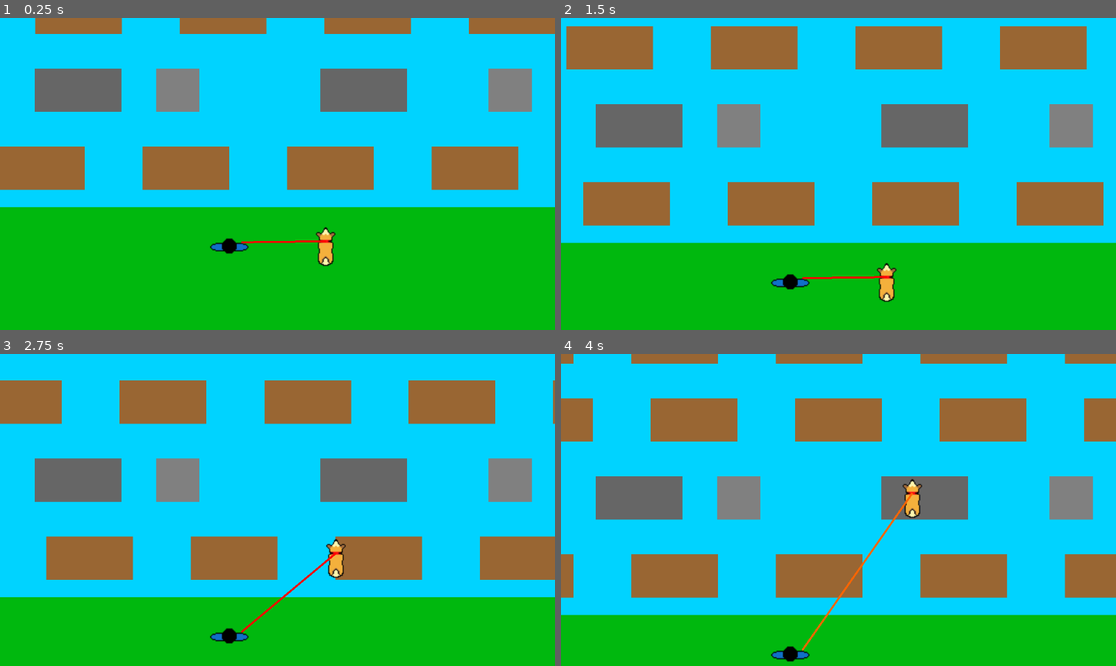
Above: before the commit, frames 1-4 (two rows, left to right).
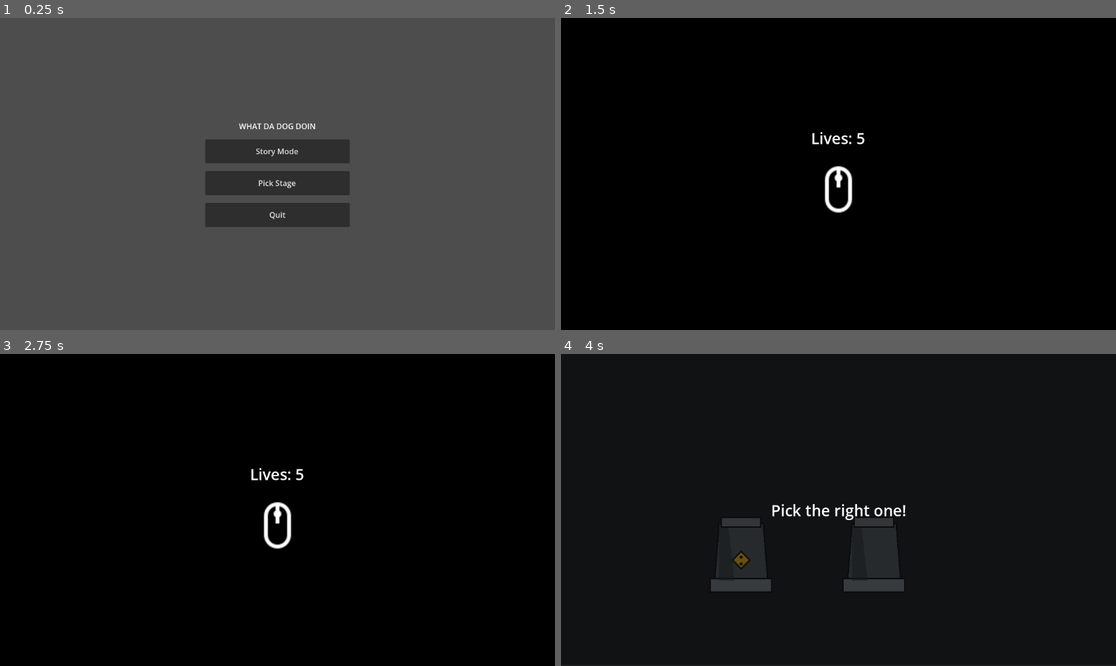
Above: after the commit, the same moments.

Repository: Pacil-Hore/what-da-dog-doin
Game: Godot game, scene res://Scenes/Menus/MainMenu.tscn
Same seed, same stepped clock (60 frames per second), same inputs: the game is played once before the commit and once after it. Before the commit the project starts from res://Scenes/park/DogCross/main_level.tscn.
Inputs (mouse positions are in pixels of both pictures, inside the frame that each line leads up to):
- Up to frame 1 (0.25 s): no input
- Up to frame 2 (1.5 s): click (838, 152) at 0.5 s, where only the run after the commit has a clickable "Story Mode"; click (838, 195) at 1.25 s, where only the run after the commit has a clickable "Continue →"
- Up to frame 3 (2.75 s): tap Enter at 2 s; move the mouse to (399, 494) at 2.02 s; hold Right (ui_right) from 2.03 s (still down); click (399, 494) at 2.17 s; tap Space at 2.27 s
- Up to frame 4 (4 s): release Right (ui_right) at 2.75 s; drag from (727, 525) to (838, 634) at 2.77 s; move the mouse to (894, 441) at 3.52 s; hold Right (ui_right) from 3.53 s (still down)

The runs differ from the first frame. In frame 1, 100% of the frame differs, in the area x 0-100%, y 0-100%; in frame 2, 100%; in frame 3, 100%; in frame 4, 100%.

Commit message:
implmenet changes to boss fight

Diff:
--- a/Scenes/park/DogCross/main_level.tscn
+++ b/Scenes/park/DogCross/main_level.tscn
@@ -11,8 +11,13 @@
 [ext_resource type="PackedScene" uid="uid://urvyjavba67i" path="res://Scenes/park/DogCross/game_manager.tscn" id="9_1nidl"]
 [ext_resource type="Script" uid="uid://chfr1sh7lveac" path="res://Scripts/DogCross/auto_camera.gd" id="10_2edv1"]
 [ext_resource type="PackedScene" uid="uid://b8slxm5toun2f" path="res://Scenes/park/DogCross/WinScreen.tscn" id="10_dq83f"]
+[ext_resource type="Script" path="res://Scripts/DogCross/dog_cross_stage.gd" id="11_stage"]
+[ext_resource type="Texture2D" path="res://Assets/generated/arrow_keys_icon.png" id="12_arrows"]
 
-[node name="Node2D" type="Node2D" unique_id=579529688]
+[node name="Node2D" type="Node2D" unique_id=579529688 node_paths=PackedStringArray("dog_cross_manager_path")]
+script = ExtResource("11_stage")
+control_icon = ExtResource("12_arrows")
+dog_cross_manager_path = NodePath("GameManager")
 
 [node name="Background" type="ColorRect" parent="." unique_id=228095585]
 offset_left = 11.0
@@ -49,7 +54,10 @@
 
 [node name="Camera2D" type="Camera2D" parent="." unique_id=409648292 node_paths=PackedStringArray("follow_target", "entity_a", "entity_b")]
 position = Vector2(600, 0)
+offset = Vector2(0, 80)
 script = ExtResource("10_2edv1")
 follow_target = NodePath("../Player")
+follow_offset = Vector2(0, -120)
 entity_a = NodePath("../Player")
 entity_b = NodePath("../Dog")
+bottom_kill_offset = 580.0
--- /dev/null
+++ b/Scripts/DogCross/dog_cross_stage.gd
@@ -0,0 +1,36 @@
+extends Node2D
+
+signal game_won
+signal game_lost
+
+@export var objective_text: String = "Cross the river!"
+@export var control_icon: Texture2D
+@export var win_label_text: String = "You Win"
+@export var lose_label_text: String = "You Lose"
+@export var timeout_wins: bool = false
+@export var dog_cross_manager_path: NodePath = ^"GameManager"
+
+var is_finished := false
+
+@onready var dog_cross_manager: Node = get_node_or_null(dog_cross_manager_path)
+
+func _ready() -> void:
+	if dog_cross_manager == null:
+		push_error("DogCrossStage: dog_cross_manager_path is not assigned.")
+		return
+	if dog_cross_manager.has_signal("dog_cross_won"):
+		dog_cross_manager.dog_cross_won.connect(_on_level_won)
+	if dog_cross_manager.has_signal("dog_cross_lost"):
+		dog_cross_manager.dog_cross_lost.connect(_on_level_lost)
+
+func _on_level_won() -> void:
+	if is_finished:
+		return
+	is_finished = true
+	game_won.emit()
+
+func _on_level_lost() -> void:
+	if is_finished:
+		return
+	is_finished = true
+	game_lost.emit()
--- a/Scripts/DogCross/finish_area.gd
+++ b/Scripts/DogCross/finish_area.gd
@@ -1,6 +1,7 @@
 extends Area2D
 
 @export var win_screen_scene: PackedScene
+@export var show_win_screen: bool = false
 
 signal level_completed
 
@@ -34,7 +35,8 @@
 		triggered = true
 		print("LEVEL COMPLETED!")
 		level_completed.emit()
-		_show_win_screen()
+		if show_win_screen:
+			_show_win_screen()
 
 func _on_body_exited(body):
 	if not body is CharacterBody2D:
--- a/Scripts/DogCross/game_manager.gd
+++ b/Scripts/DogCross/game_manager.gd
@@ -1,11 +1,16 @@
 extends Node
 class_name GameManager
+
+signal dog_cross_won
+signal dog_cross_lost
 
 @export var player: CharacterBody2D
 @export var dog: CharacterBody2D
 @export var rope: Rope
 @export var camera: Camera2D       # ← drag Camera2D di Inspector
 @export var win_screen_scene: PackedScene  # ← drag WinScreen.tscn di Inspector
+@export var show_win_screen: bool = false
+@export var reload_on_loss: bool = false
 
 var game_over: bool = false
 var level_won: bool = false
@@ -54,15 +59,22 @@
 	_trigger_win()
 
 func _trigger_game_over():
-	await get_tree().create_timer(1.5).timeout
-	get_tree().reload_current_scene()
+	_stop_play()
+	dog_cross_lost.emit()
+	if reload_on_loss:
+		await get_tree().create_timer(1.5).timeout
+		get_tree().reload_current_scene()
 
 func _trigger_win():
-	# Stop kamera
+	_stop_play()
+	dog_cross_won.emit()
+	if show_win_screen and win_screen_scene:
+		var win_screen = win_screen_scene.instantiate()
+		get_tree().current_scene.add_child(win_screen)
+
+func _stop_play():
 	if camera and "auto_scroll" in camera:
 		camera.auto_scroll = false
-
-	# Disable input player & dog
 	if player:
 		player.set_process_input(false)
 	if dog:
--- a/Scripts/game_manager.gd
+++ b/Scripts/game_manager.gd
@@ -22,6 +22,7 @@
 var lives: int = 5
 var games_played: int = 0
 var speed_multiplier: float = 1.0
+var current_game_is_boss: bool = false
 
 @onready var timer_bar = $HUDLayer/TimerBar
 @onready var feedback_label = $HUDLayer/FeedbackLabel
@@ -78,7 +79,7 @@
 		speed_multiplier = speed_up_multiplier
 		Engine.time_scale = speed_multiplier
 
-	var is_boss = (games_played == total_games_per_run - 1)
+	current_game_is_boss = (games_played == total_games_per_run - 1)
 
 	if interstitial_scene == null:
 		push_error("GameManager: interstitial_scene is null!")
@@ -98,7 +99,7 @@
 		icon = load(temp_game.control_icon_path)
 	temp_game.queue_free()
 
-	interstitial.setup(lives, icon, is_speed_up, is_boss)
+	interstitial.setup(lives, icon, is_speed_up, current_game_is_boss)
 	interstitial.interstitial_done.connect(_on_interstitial_done)
 
 func _on_interstitial_done():
@@ -136,14 +137,17 @@
 	if is_instance_valid(game_instance):
 		game_instance.process_mode = Node.PROCESS_MODE_INHERIT
 
-		# Start global timer
-		var duration = default_game_duration
-		if "time_limit" in game_instance:
-			duration = game_instance.time_limit
-		elif "round_duration" in game_instance:
-			duration = game_instance.round_duration
-
-		timer_bar.start(duration)
+		if current_game_is_boss:
+			timer_bar.stop()
+			timer_bar.hide()
+		else:
+			var duration = default_game_duration
+			if "time_limit" in game_instance:
+				duration = game_instance.time_limit
+			elif "round_duration" in game_instance:
+				duration = game_instance.round_duration
+
+			timer_bar.start(duration)
 
 	if game_instance.has_signal("game_won"):
 		game_instance.game_won.connect(_on_game_won)
@@ -182,7 +186,9 @@
 	timer_bar.stop()
 
 	var msg = "LOSE..."
-	if is_instance_valid(current_instance):
+	if current_game_is_boss:
+		msg = "Try Again" if lives > 1 else "You Lose"
+	elif is_instance_valid(current_instance):
 		if "lose_label_text" in current_instance:
 			msg = current_instance.lose_label_text
 
--- a/Scripts/microgame_test_helper.gd
+++ b/Scripts/microgame_test_helper.gd
@@ -27,19 +27,6 @@
 	canvas.layer = 999
 	microgame.add_child(canvas)
 
-	# Add a simple background for the timer
-	var bg = ColorRect.new()
-	bg.color = Color(0, 0, 0, 0.5)
-	bg.size = Vector2(200, 40)
-	bg.position = Vector2(10, 10)
-	canvas.add_child(bg)
-
-	# Add a timer label
-	var label = Label.new()
-	label.name = "TestTimerLabel"
-	label.position = Vector2(20, 20)
-	canvas.add_child(label)
-
 	# Add a result label
 	var result_label = Label.new()
 	result_label.name = "TestResultLabel"
@@ -57,11 +44,30 @@
 	microgame.game_lost.connect(func(): result_label.text = "LOSE..."; result_label.modulate = Color.RED)
 
 	# Logic for timer
-	var time_limit = 5.0
+	var has_debug_timer := false
+	var time_limit := 0.0
 	if "time_limit" in microgame:
+		has_debug_timer = true
 		time_limit = microgame.time_limit
 	elif "round_duration" in microgame:
+		has_debug_timer = true
 		time_limit = microgame.round_duration
+
+	if not has_debug_timer:
+		return
+
+	# Add a simple background for the timer
+	var bg = ColorRect.new()
+	bg.color = Color(0, 0, 0, 0.5)
+	bg.size = Vector2(200, 40)
+	bg.position = Vector2(10, 10)
+	canvas.add_child(bg)
+
+	# Add a timer label
+	var label = Label.new()
+	label.name = "TestTimerLabel"
+	label.position = Vector2(20, 20)
+	canvas.add_child(label)
 
 	var time_data = {"left": time_limit}
 	# Use a timer to update
--- a/project.godot
+++ b/project.godot
@@ -11,7 +11,7 @@
 [application]
 
 config/name="What Da Dog Doin"
-run/main_scene="uid://b1mitdmf22s86"
+run/main_scene="uid://brxhdkdban0ai"
 config/features=PackedStringArray("4.6", "Mobile")
 config/icon="res://icon.svg"
 
Binary file added: Assets/generated/arrow_keys_icon.png
Not shown, added: Assets/generated/arrow_keys_icon.png.import
Not shown, added: Scripts/DogCross/dog_cross_stage.gd.uid
